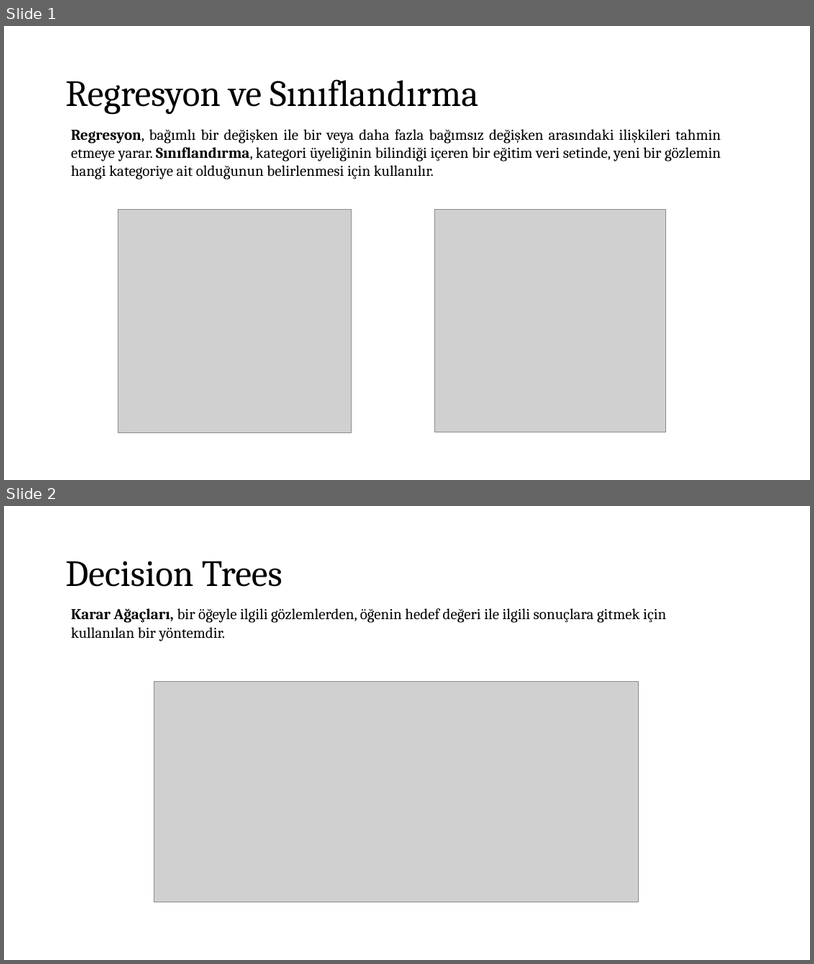
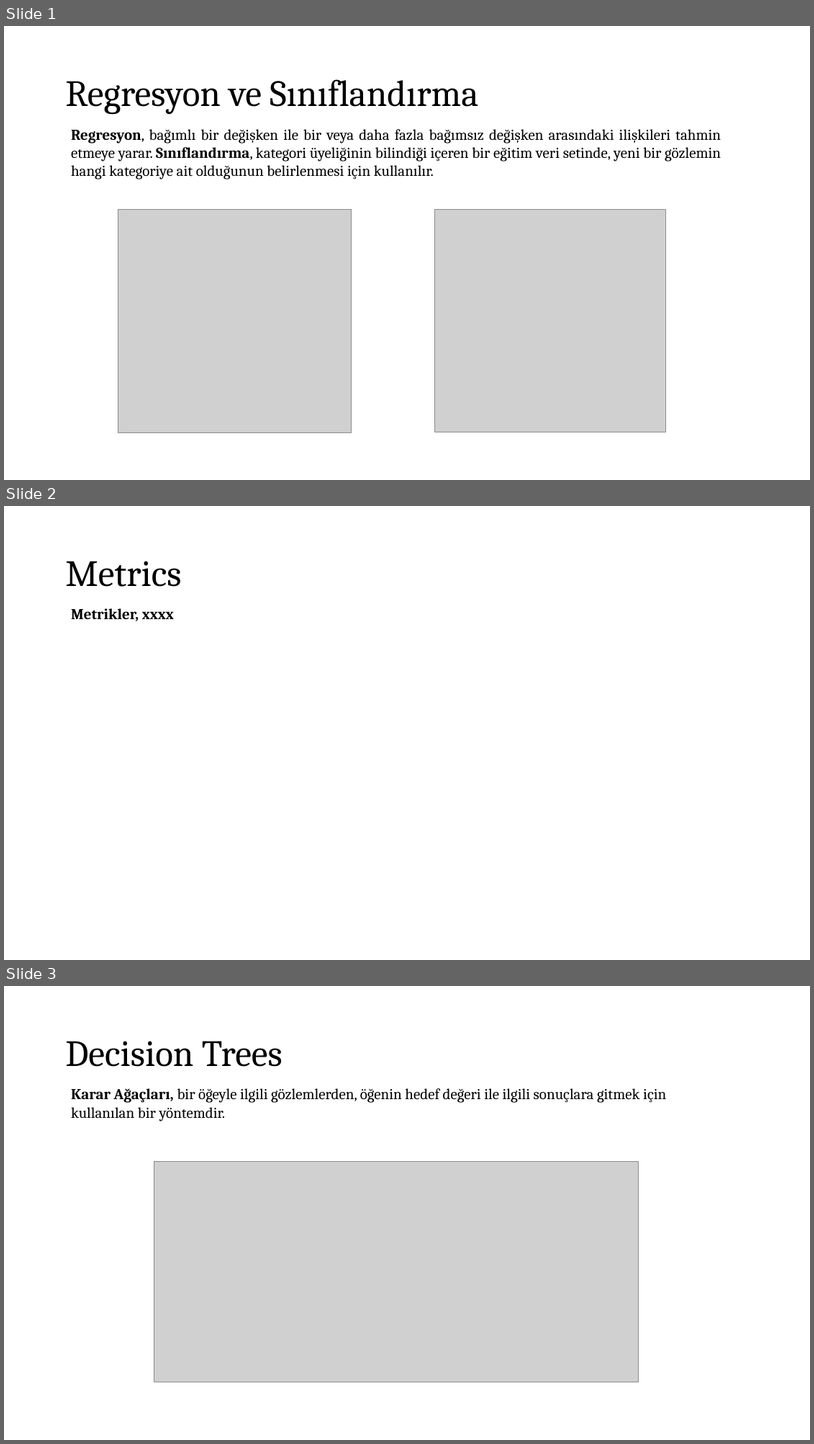
Before and after one commit to cobanov/XGBoost-youtube, a slide deck: Slides.pptx. Shown one above the other, each under a label of ours: slides 1 and 2 before the commit, slides 1, 2 and 3 after it. The pictures are 814x964 and 814x1444 pixels, drawn with LibreOffice and Linux fonts; fonts in the diff are those of the drawing; grey boxes stand for pictures. Boxes give left, top, right and bottom in pixels: in the first picture for what was removed or moved away, otherwise in the second. Text is boxed around its words. In the diff, an @@ line names an element or a change of style, - is before the commit and + after.

```diff
--- a/Slides.pptx
+++ b/Slides.pptx
@@ slide 2 added at [4, 506, 810, 960], background #FFFFFF @@
@@ title added at [65, 561, 181, 587], 44 pt, text #000000 @@
+Metrics
@@ text added at [71, 608, 174, 621], 18 pt, text #000000, bold @@
+Metrikler, xxxx
@@ what was slide 2 is now slide 3 @@
```
Also in this commit, not shown: 7 other files.
